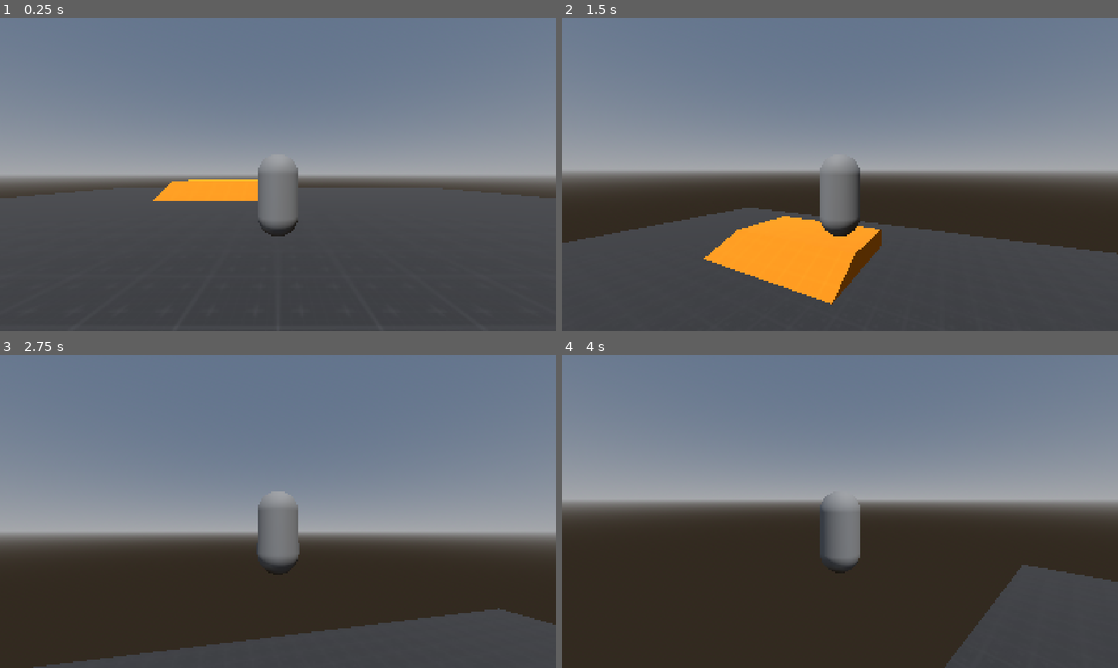
Above: before the commit, frames 1-4 (two rows, left to right).
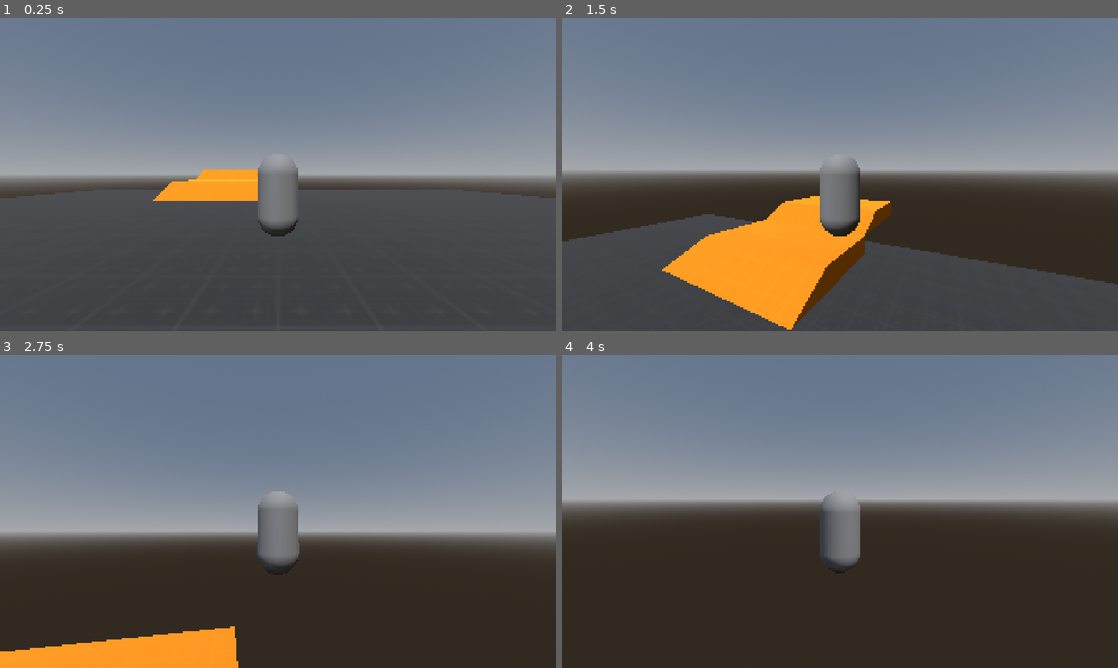
Above: after the commit, the same moments.

Repository: livemehere/3d-prototype
Game: Godot game, scene res://scenes/Main.tscn
The game is run twice, just before and just after one commit, with the same random seed, the same clock (stepped at 60 frames per second) and the same inputs.
Inputs (mouse positions are in pixels of both pictures, inside the frame that each line leads up to):
- Up to frame 1 (0.25 s): no input
- Up to frame 2 (1.5 s): tap Enter at 0.5 s; move the mouse to (867, 174) at 0.52 s; hold Space (jump) 0.53-1.28 s; hold W (move_forward) from 0.53 s (still down); move the mouse to (812, 174) at 1.27 s; tap Space (jump) at 1.35 s
- Up to frame 3 (2.75 s): keep holding W (move_forward); tap Space (jump) at 1.52, 1.82 s; move the mouse to (289, 505) at 2.02 s; hold Space (jump) from 2.03 s (still down)
- Up to frame 4 (4 s): keep holding W (move_forward); move the mouse to (834, 517) at 2.77 s; release Space (jump) at 2.78 s; tap Space (jump) at 2.85, 3.02, 3.32 s; move the mouse to (878, 514) at 3.52 s; hold Space (jump) from 3.53 s (still down)

The runs differ from the first frame. In frame 1, 0.6% of the frame differs, in the area x 20-80%, y 48-55%; in frame 2, 8.9%; in frame 3, 12%, in the area x 0-100%, y 80-100%; in frame 4, 7.5%.

Commit message:
fix: coyote time

Diff:
--- a/entities/player/Player.tscn
+++ b/entities/player/Player.tscn
@@ -16,10 +16,6 @@
 
 [node name="Player" type="CharacterBody3D" unique_id=374215843]
 script = ExtResource("1_453mm")
-acceleration = 15.0
-friction = 15.0
-jumpForce = 8.0
-airControl = 0.9
 metadata/_edit_group_ = true
 
 [node name="Model" type="MeshInstance3D" parent="." unique_id=1302829050]
--- a/entities/player/player.gd
+++ b/entities/player/player.gd
@@ -1,17 +1,20 @@
 extends CharacterBody3D
 
-@export var speed: float = 8.0
-@export var turnSPeed: float = 30
+@export var speed := 8.0
+@export var turnSPeed := 30
 
 # smooth transition for when start/stop move
-@export var acceleration: float = 25.0
-@export var friction: float = 25.0
+@export var acceleration := 25.0
+@export var friction := 25.0
 
 # jump/gravity
-@export var jumpForce: float = 4.0
-@export var fall_gravity_multiplier: float = 1.8
-@export var low_jump_multiplier: float = 2.5 # for short jump
-@export var airControl: float = 0.25
+@export var jumpForce := 8.0
+@export var fall_gravity_multiplier := 1.8
+@export var low_jump_multiplier := 2.5 # for short jump
+@export var air_friction := 1.0
+@export var coyote_time := 0.5
+
+var coyote_timer := coyote_time
 
 @onready var model: MeshInstance3D = $Model
 @onready var third_person_camera: Camera3D = $SpringArm3D/Camera3D
@@ -27,12 +30,18 @@
 	elif velocity.y > 0 and not Input.is_action_pressed("jump"):
 		gravity_mutilplier = low_jump_multiplier
 
+	# in the air
 	if not is_on_floor():
 		velocity.y -= gravity * gravity_mutilplier * delta
-		velocity.x *= airControl
-		velocity.z *= airControl
+		velocity.x *= air_friction
+		velocity.z *= air_friction
 
-	if is_on_floor() and Input.is_action_just_pressed("jump"):
+		coyote_timer -= delta
+	else:
+		coyote_timer = coyote_time
+
+	# jump
+	if coyote_timer > 0.0 and Input.is_action_just_pressed("jump"):
 		velocity.y = jumpForce
 
 	# camera direction
@@ -44,10 +53,10 @@
 	cam_right = cam_right.normalized()
 
 	# input direction
-	var input_dir: Vector2 = Input.get_vector("move_left", "move_right", "move_forward", "move_backward")
+	var input_dir := Input.get_vector("move_left", "move_right", "move_forward", "move_backward")
 
 	# final direction
-	var direction: Vector3 = Vector3(cam_right * input_dir.x + cam_forward * -input_dir.y).normalized()
+	var direction := (cam_right * input_dir.x + cam_forward * -input_dir.y).normalized()
 
 	# movement itself
 	if direction:
--- a/scenes/Main.tscn
+++ b/scenes/Main.tscn
@@ -34,13 +34,19 @@
 use_collision = true
 
 [node name="Ground" type="CSGBox3D" parent="Level" unique_id=332230250]
-transform = Transform3D(1, 0, 0, 0, 1, 0, 0, 0, 1, 0, 1, 0)
+transform = Transform3D(1, 0, 0, 0, 1, 0, 0, 0, 1, 0, 1, 3)
 material_override = SubResource("StandardMaterial3D_nxtc6")
 size = Vector3(35, 1, 35)
 material = SubResource("StandardMaterial3D_d5mmr")
 
 [node name="CSGPolygon3D" type="CSGPolygon3D" parent="Level" unique_id=1182885244]
 transform = Transform3D(-4.371139e-08, 0, -1, 0, 1, 0, 1, 0, -4.371139e-08, -7, 1.5501136, -9.442638)
+polygon = PackedVector2Array(-3, 0, -3, 1, 1, 1, 3, 0)
+depth = 7.64
+material = SubResource("StandardMaterial3D_caut8")
+
+[node name="CSGPolygon3D2" type="CSGPolygon3D" parent="Level" unique_id=1688685229]
+transform = Transform3D(-4.371139e-08, 0, -1, 0, 1, 0, 1, 0, -4.371139e-08, -7, 2.5501137, -15.442638)
 polygon = PackedVector2Array(-3, 0, -3, 1, 1, 1, 3, 0)
 depth = 7.64
 material = SubResource("StandardMaterial3D_caut8")
